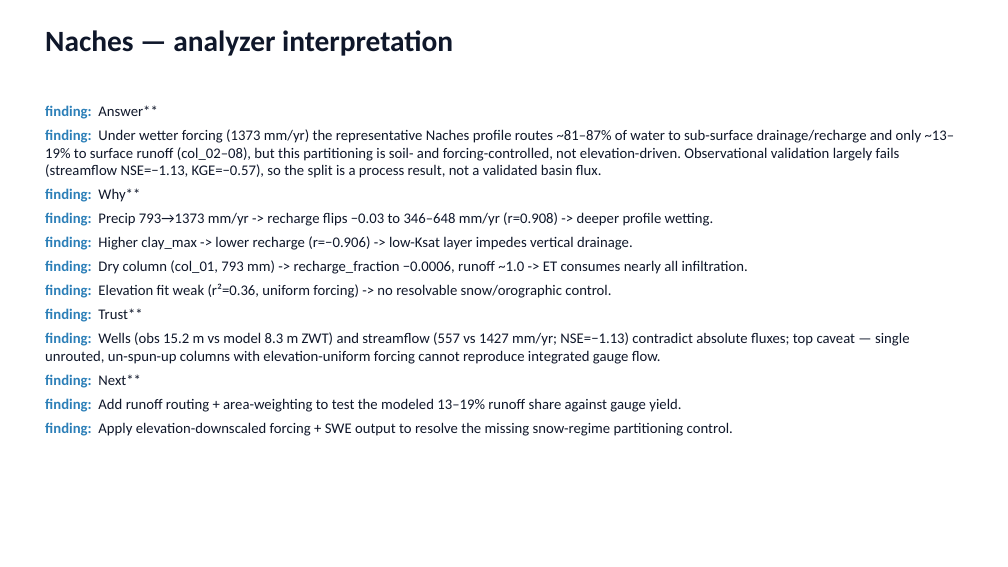
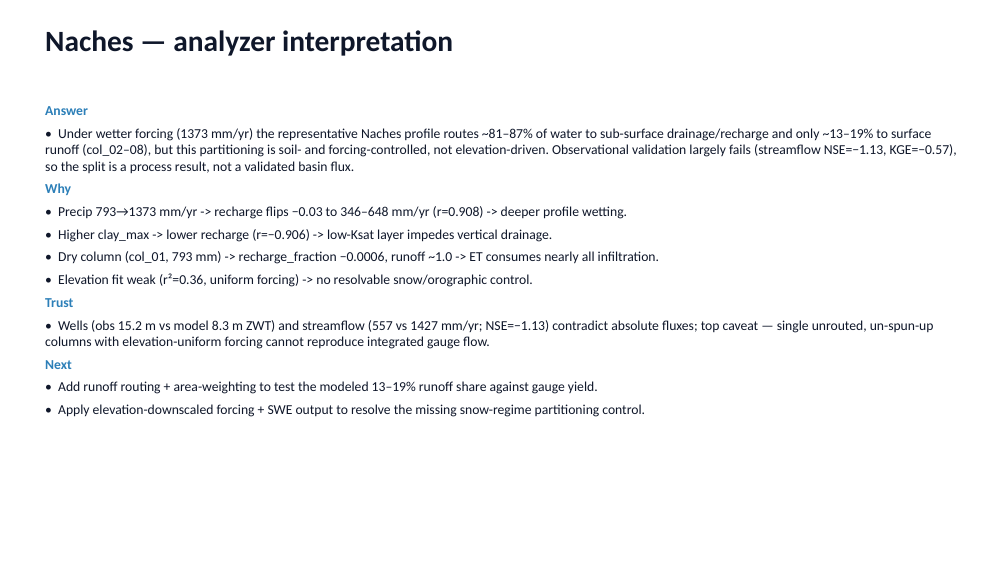
Before and after one commit to hoangtv1899/multi-agent-framework, a slide deck: slide 17 of docs/slides/story_20260704.pptx (slide 16 before the commit). Drawn at 1008x567 pixels with LibreOffice and Linux fonts; fonts in the diff are those of the drawing. Boxes give left, top, right and bottom in pixels: in the first picture for what was removed or moved away, otherwise in the second. Text is boxed around its words. In the diff, an @@ line names an element or a change of style, - is before the commit and + after.

```diff
--- a/docs/slides/story_20260704.pptx
+++ b/docs/slides/story_20260704.pptx
@@ text at (x1=45, y1=106, x2=957, y2=417): text changed; size 14 to 13 pt @@
-finding: Answer**
-finding: Under wetter forcing (1373 mm/yr) the representative Naches profile routes ~81–87% of water to sub-surface drainage/recharge and only ~13–19% to surface runoff (col_02–08), but this partitioning is soil- and forcing-controlled, not elevation-driven. Observational validation largely fails (streamflow NSE=−1.13, KGE=−0.57), so the split is a process result, not a validated basin flux.
-finding: Why**
-finding: Precip 793→1373 mm/yr -> recharge flips −0.03 to 346–648 mm/yr (r=0.908) -> deeper profile wetting.
-finding: Higher clay_max -> lower recharge (r=−0.906) -> low-Ksat layer impedes vertical drainage.
-finding: Dry column (col_01, 793 mm) -> recharge_fraction −0.0006, runoff ~1.0 -> ET consumes nearly all infiltration.
-finding: Elevation fit weak (r²=0.36, uniform forcing) -> no resolvable snow/orographic control.
-finding: Trust**
-finding: Wells (obs 15.2 m vs model 8.3 m ZWT) and streamflow (557 vs 1427 mm/yr; NSE=−1.13) contradict absolute fluxes; top caveat — single unrouted, un-spun-up columns with elevation-uniform forcing cannot reproduce integrated gauge flow.
-finding: Next**
-finding: Add runoff routing + area-weighting to test the modeled 13–19% runoff share against gauge yield.
-finding: Apply elevation-downscaled forcing + SWE output to resolve the missing snow-regime partitioning control.
+Answer
+• Under wetter forcing (1373 mm/yr) the representative Naches profile routes ~81–87% of water to sub-surface drainage/recharge and only ~13–19% to surface runoff (col_02–08), but this partitioning is soil- and forcing-controlled, not elevation-driven. Observational validation largely fails (streamflow NSE=−1.13, KGE=−0.57), so the split is a process result, not a validated basin flux.
+Why
+• Precip 793→1373 mm/yr -> recharge flips −0.03 to 346–648 mm/yr (r=0.908) -> deeper profile wetting.
+• Higher clay_max -> lower recharge (r=−0.906) -> low-Ksat layer impedes vertical drainage.
+• Dry column (col_01, 793 mm) -> recharge_fraction −0.0006, runoff ~1.0 -> ET consumes nearly all infiltration.
+• Elevation fit weak (r²=0.36, uniform forcing) -> no resolvable snow/orographic control.
+Trust
+• Wells (obs 15.2 m vs model 8.3 m ZWT) and streamflow (557 vs 1427 mm/yr; NSE=−1.13) contradict absolute fluxes; top caveat — single unrouted, un-spun-up columns with elevation-uniform forcing cannot reproduce integrated gauge flow.
+Next
+• Add runoff routing + area-weighting to test the modeled 13–19% runoff share against gauge yield.
+• Apply elevation-downscaled forcing + SWE output to resolve the missing snow-regime partitioning control.
```
Also in this commit, not shown: 4 other slides changed, 2 slides added, 1 other file.
